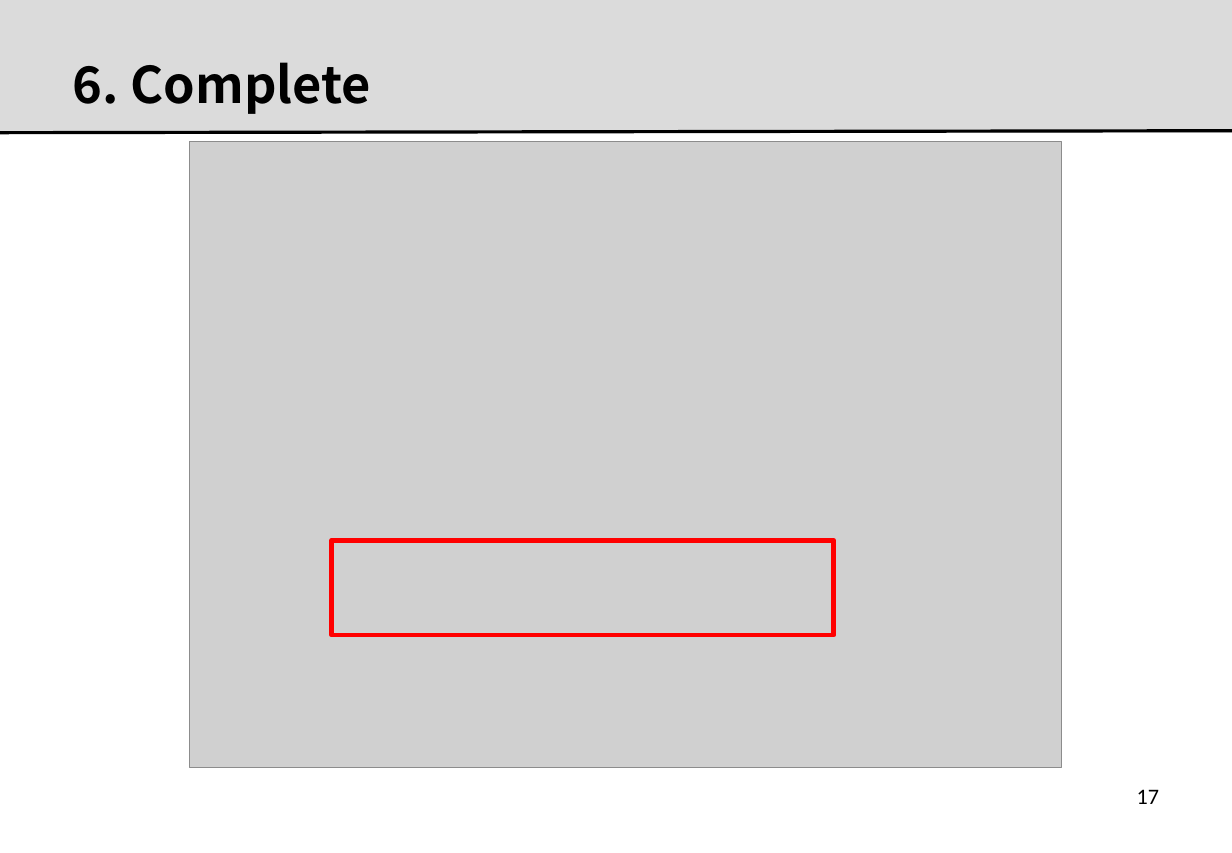
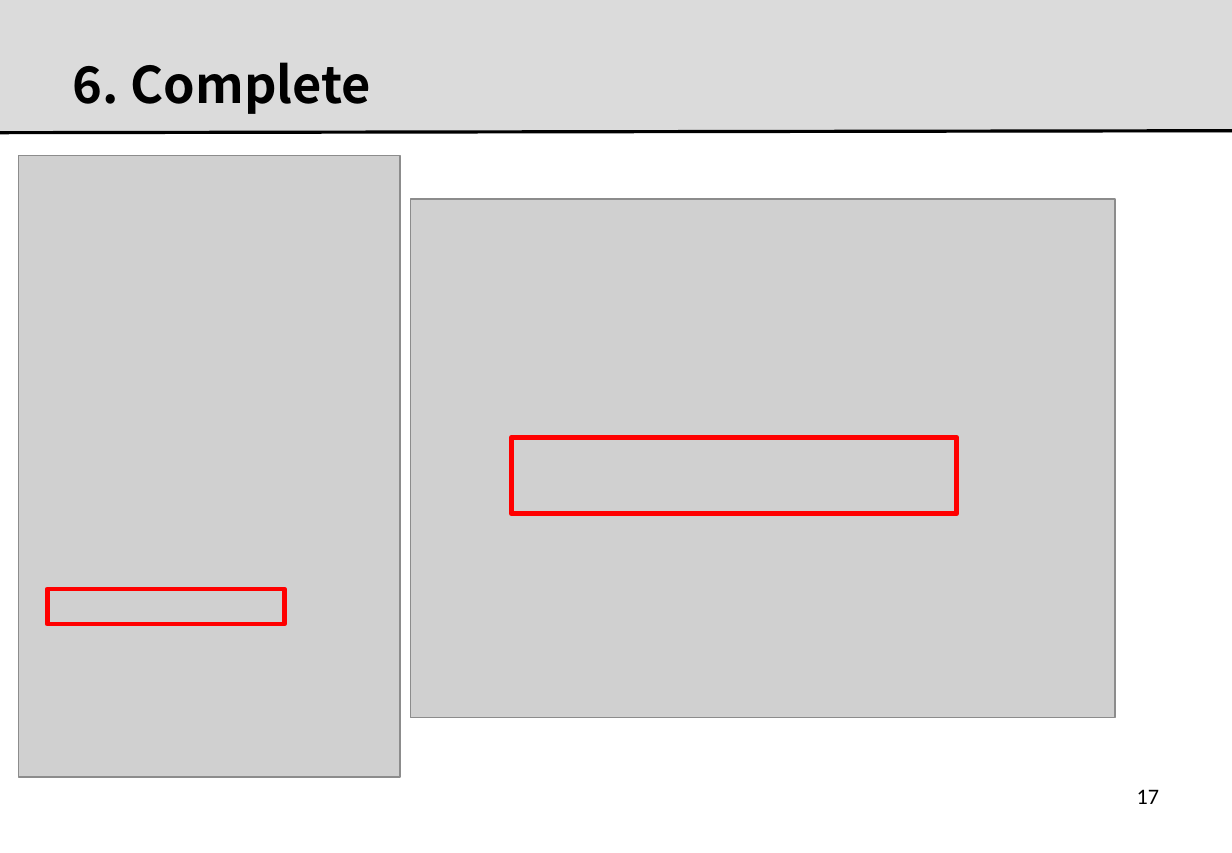
Before and after one commit to kitcrl/waas, a slide deck: slide 18 of docs/0000.man.pptx. Drawn at 1232x853 pixels with LibreOffice and Linux fonts; fonts in the diff are those of the drawing; grey boxes stand for pictures; background and template pictures are left out. Boxes give left, top, right and bottom in pixels: in the first picture for what was removed or moved away, otherwise in the second. Text is boxed around its words. In the diff, an @@ line names an element or a change of style, - is before the commit and + after.

```diff
--- a/docs/0000.man.pptx
+++ b/docs/0000.man.pptx
@@ picture added at box(19, 156, 400, 777) @@
@@ picture: place and size @@
-picture at box(190, 141, 1063, 768)
+picture at box(411, 199, 1116, 718)
@@ rectangle: place and size @@
-rectangle at box(332, 540, 835, 635)
+rectangle at box(512, 437, 958, 513)
@@ rectangle added at box(48, 589, 284, 625), outline #FF0000 3 pt @@
```
Also in this commit, not shown: 5 other slides changed, 1 slide added, 1 slide removed, 1 other file.
